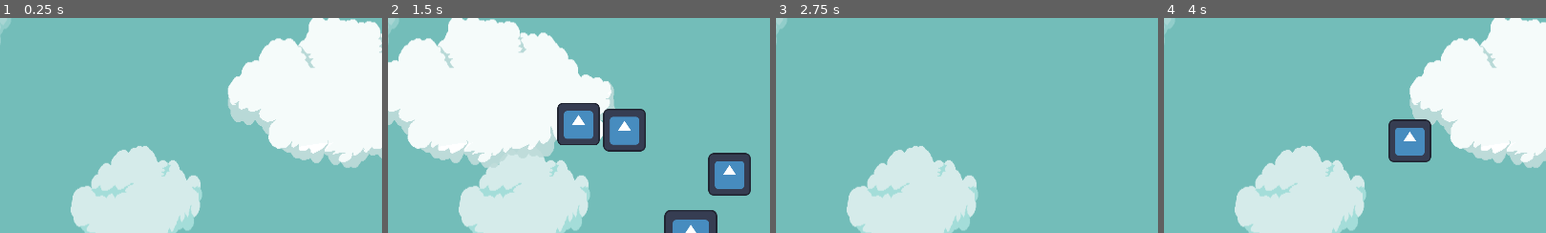
Above: before the commit, frames 1-4 (left to right).
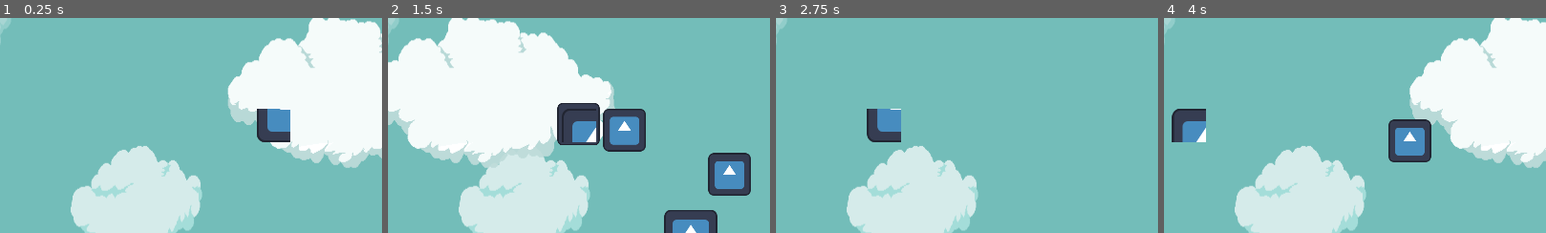
Above: after the commit, the same moments.

Repository: NxKuma/ISCS_Shooter
Game: Godot game, scene res://Scene/main.tscn
The game is run twice, just before and just after one commit, with the same random seed, the same clock (stepped at 60 frames per second) and the same inputs. The engine's default icon, where the game draws it, is replaced by a stand-in: a white triangle on a blue panel in a dark square.
Inputs:
- Up to frame 1 (0.25 s): no input
- Up to frame 2 (1.5 s): hold D (Right) 0.53-1.28 s; tap Space (Shoot) at 0.6, 1.35 s; hold S (Down) from 1.28 s (still down)
- Up to frame 3 (2.75 s): release S (Down) at 2.03 s; hold D (Right) from 2.03 s (still down); tap Space (Shoot) at 2.1 s
- Up to frame 4 (4 s): release D (Right) at 2.78 s; hold W (Up) 2.78-3.53 s; tap Space (Shoot) at 2.85, 3.6 s; hold A (Left) from 3.53 s (still down)
The pictures show only the part of the screen within x 24-74%, y 26-76%; the shares and areas given below are measured in that part.

The runs differ from the first frame. In frame 1, 1.3% of the frame differs, in the area x 67-76%, y 42-58%; in frame 2, 0.9%; in frame 3, 1.4%, in the area x 23-33%, y 42-58%; in frame 4, 1.4%.

Commit message:
added snake enemy scene
snakes move left

Diff:
--- a/Scene/main.tscn
+++ b/Scene/main.tscn
@@ -1,8 +1,9 @@
-[gd_scene load_steps=4 format=3 uid="uid://cwfv5eapxvdhn"]
+[gd_scene load_steps=5 format=3 uid="uid://cwfv5eapxvdhn"]
 
 [ext_resource type="PackedScene" uid="uid://cvs6bk0damlml" path="res://Scene/player.tscn" id="1_2qs2a"]
 [ext_resource type="PackedScene" uid="uid://dfwpt7hhliyk2" path="res://Scene/bg.tscn" id="1_lx4vk"]
 [ext_resource type="PackedScene" uid="uid://c64584hh27ewm" path="res://Scene/lizard_enemy.tscn" id="3_862p7"]
+[ext_resource type="PackedScene" uid="uid://dsof4d8u8c5jb" path="res://Scene/snake_enemy.tscn" id="4_7ndrq"]
 
 [node name="Main" type="Node2D"]
 
@@ -13,3 +14,6 @@
 
 [node name="LizardEnemy" parent="." instance=ExtResource("3_862p7")]
 position = Vector2(1310, 326)
+
+[node name="SnakeEnemy" parent="." instance=ExtResource("4_7ndrq")]
+position = Vector2(717, 329)
--- /dev/null
+++ b/Scene/snake_enemy.tscn
@@ -0,0 +1,55 @@
+[gd_scene load_steps=9 format=3 uid="uid://dsof4d8u8c5jb"]
+
+[ext_resource type="Script" path="res://Script/snake_enemy.gd" id="1_0gs3f"]
+[ext_resource type="Texture2D" uid="uid://c2emlgwmigy6q" path="res://icon.svg" id="2_qrxbb"]
+
+[sub_resource type="AtlasTexture" id="AtlasTexture_8tvdq"]
+atlas = ExtResource("2_qrxbb")
+region = Rect2(0, 0, 64, 64)
+
+[sub_resource type="AtlasTexture" id="AtlasTexture_k1b13"]
+atlas = ExtResource("2_qrxbb")
+region = Rect2(64, 0, 64, 64)
+
+[sub_resource type="AtlasTexture" id="AtlasTexture_lntgm"]
+atlas = ExtResource("2_qrxbb")
+region = Rect2(0, 64, 64, 64)
+
+[sub_resource type="AtlasTexture" id="AtlasTexture_8momb"]
+atlas = ExtResource("2_qrxbb")
+region = Rect2(64, 64, 64, 64)
+
+[sub_resource type="SpriteFrames" id="SpriteFrames_vmku3"]
+animations = [{
+"frames": [{
+"duration": 1.0,
+"texture": SubResource("AtlasTexture_8tvdq")
+}, {
+"duration": 1.0,
+"texture": SubResource("AtlasTexture_k1b13")
+}, {
+"duration": 1.0,
+"texture": SubResource("AtlasTexture_lntgm")
+}, {
+"duration": 1.0,
+"texture": SubResource("AtlasTexture_8momb")
+}],
+"loop": true,
+"name": &"default",
+"speed": 5.0
+}]
+
+[sub_resource type="CircleShape2D" id="CircleShape2D_oclpj"]
+radius = 26.0
+
+[node name="SnakeEnemy" type="Area2D"]
+script = ExtResource("1_0gs3f")
+
+[node name="AnimatedSprite2D" type="AnimatedSprite2D" parent="."]
+scale = Vector2(0.8, 0.8)
+sprite_frames = SubResource("SpriteFrames_vmku3")
+autoplay = "default"
+frame_progress = 0.903951
+
+[node name="CollisionShape2D" type="CollisionShape2D" parent="."]
+shape = SubResource("CircleShape2D_oclpj")
--- /dev/null
+++ b/Script/snake_enemy.gd
@@ -0,0 +1,15 @@
+extends Area2D
+
+@export var speed = 100.0
+@export var direction = Vector2.LEFT
+var screen_size
+
+func _ready():
+	screen_size = get_viewport_rect().size
+
+func _process(delta: float) -> void:
+	translate(direction * speed * delta)
+
+	#deletes the lizard instance when it is sufficiently out of screen
+	if global_position < (Vector2.ZERO + Vector2(-300,-300)) or global_position > (screen_size + Vector2(300,300)):
+		queue_free()
